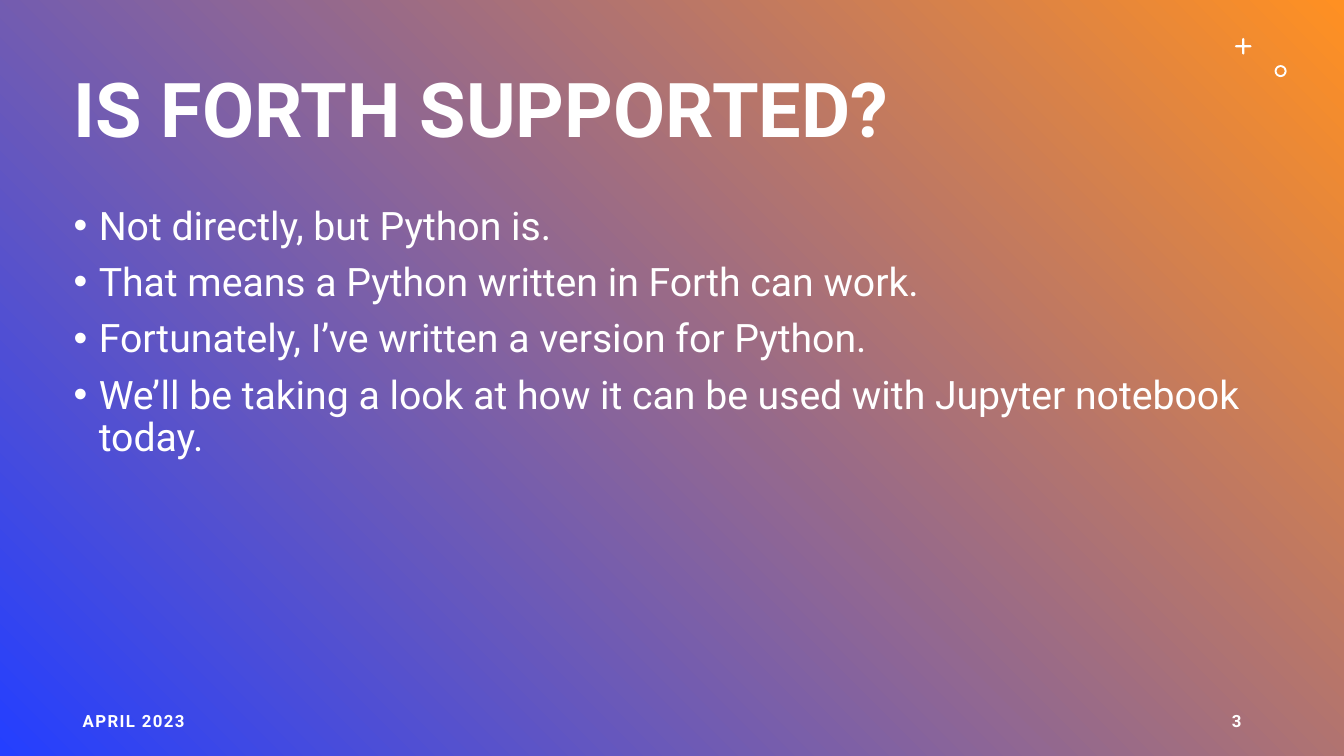
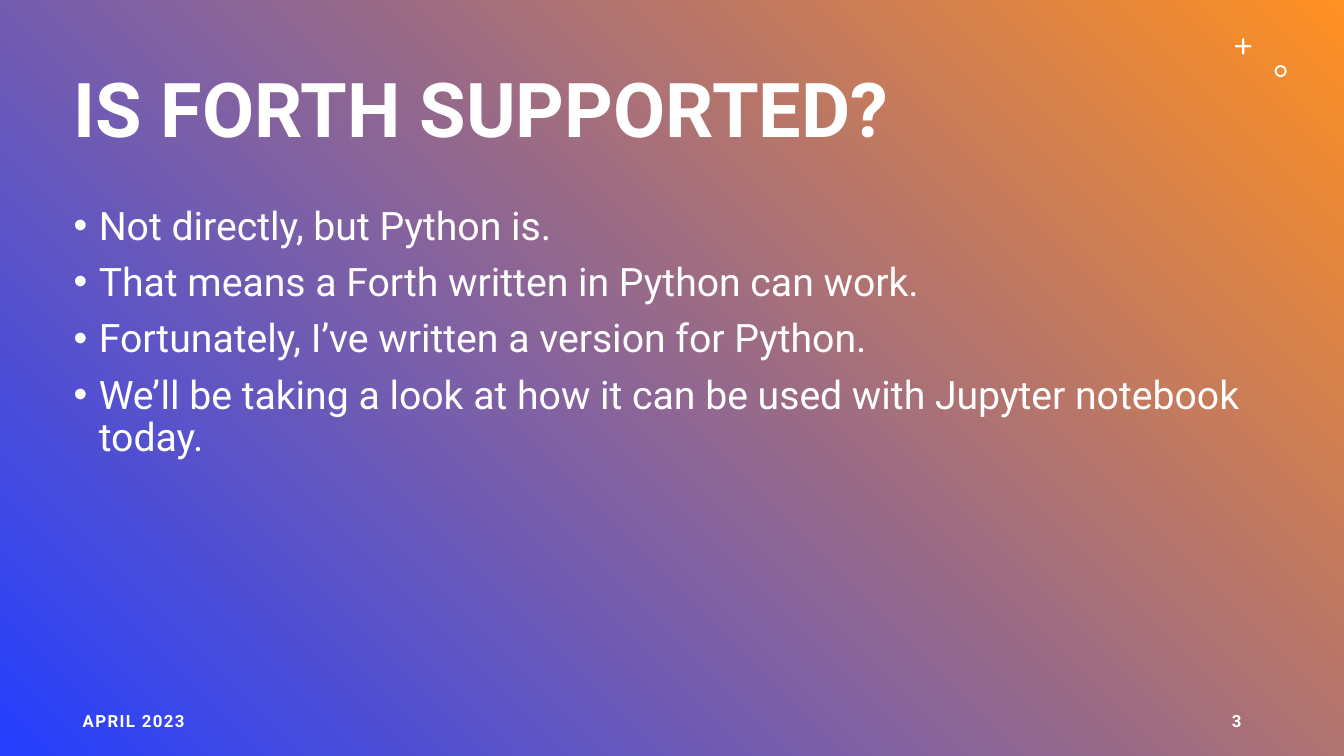
Before and after one commit to tiluser/cfpy_jn, a slide deck: slide 3 of cfpy_jupyter_demo.pptx. Drawn at 1344x756 pixels with LibreOffice and Linux fonts; fonts in the diff are those of the drawing. Boxes give left, top, right and bottom in pixels: in the first picture for what was removed or moved away, otherwise in the second. Text is boxed around its words. In the diff, an @@ line names an element or a change of style, - is before the commit and + after.

```diff
--- a/cfpy_jupyter_demo.pptx
+++ b/cfpy_jupyter_demo.pptx
@@ text at box(99, 266, 919, 305): text changed @@
-• That means a Python written in Forth can work.
+• That means a Forth written in Python can work.
```
Also in this commit, not shown: 1 other file.
